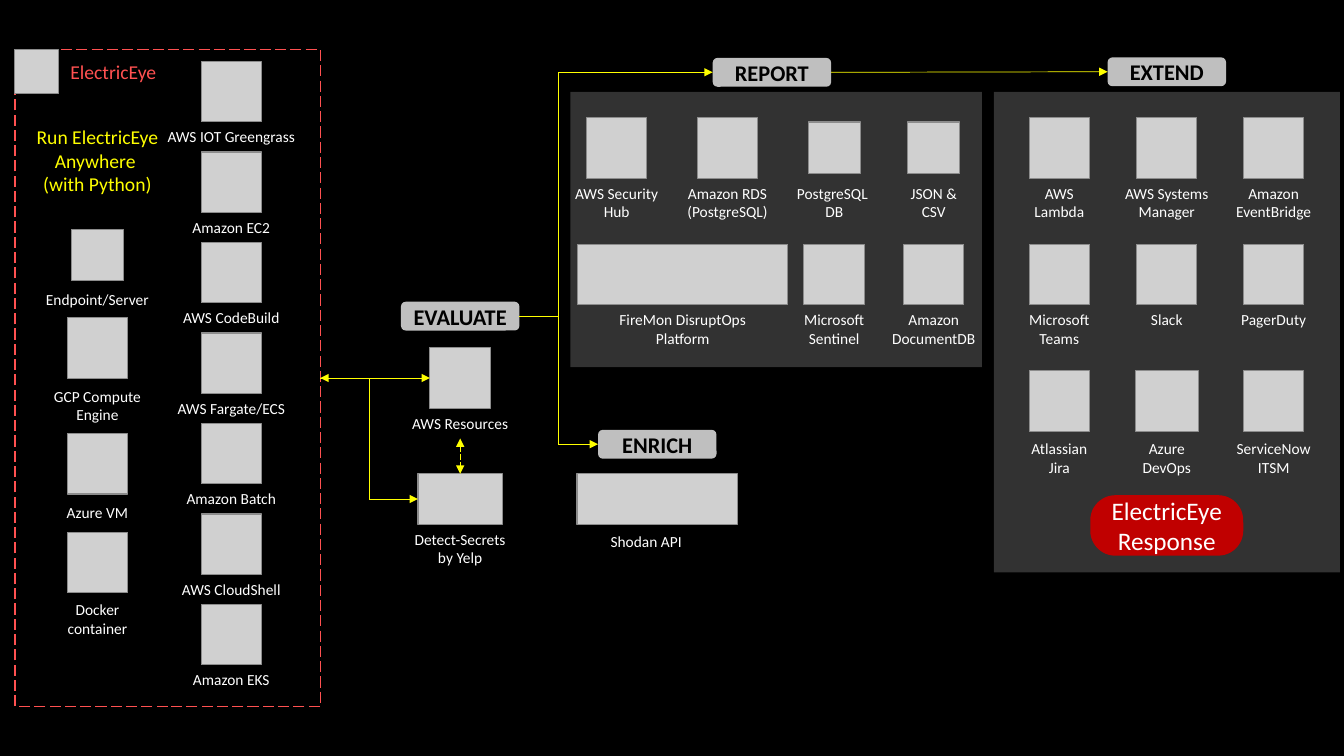
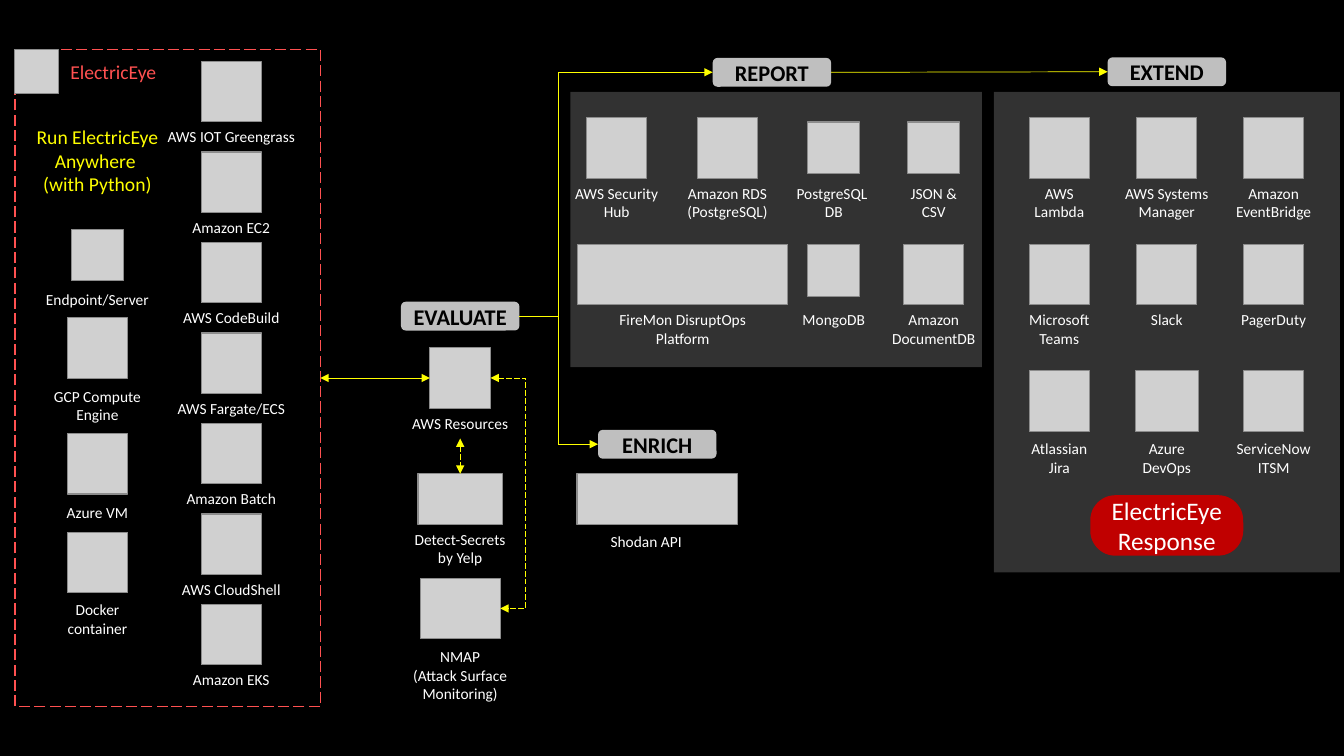
Before and after one commit to jonrau1/ElectricEye, a slide deck: slide 1 of screenshots/extras/ElectricEye.pptx. Drawn at 1344x756 pixels with LibreOffice and Linux fonts; fonts in the diff are those of the drawing; grey boxes stand for pictures. Boxes give left, top, right and bottom in pixels: in the first picture for what was removed or moved away, otherwise in the second. Text is boxed around its words. In the diff, an @@ line names an element or a change of style, - is before the commit and + after.

```diff
--- a/screenshots/extras/ElectricEye.pptx
+++ b/screenshots/extras/ElectricEye.pptx
@@ picture: place and size @@
-picture at [805, 244, 865, 304]
+picture at [809, 245, 860, 296]
@@ text added at [802, 315, 865, 328], 11 pt, text #FFFFFF @@
+MongoDB
@@ text removed at [804, 314, 864, 344] @@
-Microsoft Sentinel
@@ elbow arrow removed from (321, 378) to (418, 499) @@
@@ elbow double arrow added from (491, 378) to (500, 609), #FFFF00 0.5 pt dashed @@
@@ picture added at [420, 579, 500, 639] @@
@@ text added at [413, 652, 507, 702], 11 pt, text #FFFFFF @@
+NMAP
+(Attack Surface Monitoring)
```
Also in this commit, not shown: 2 other files.
